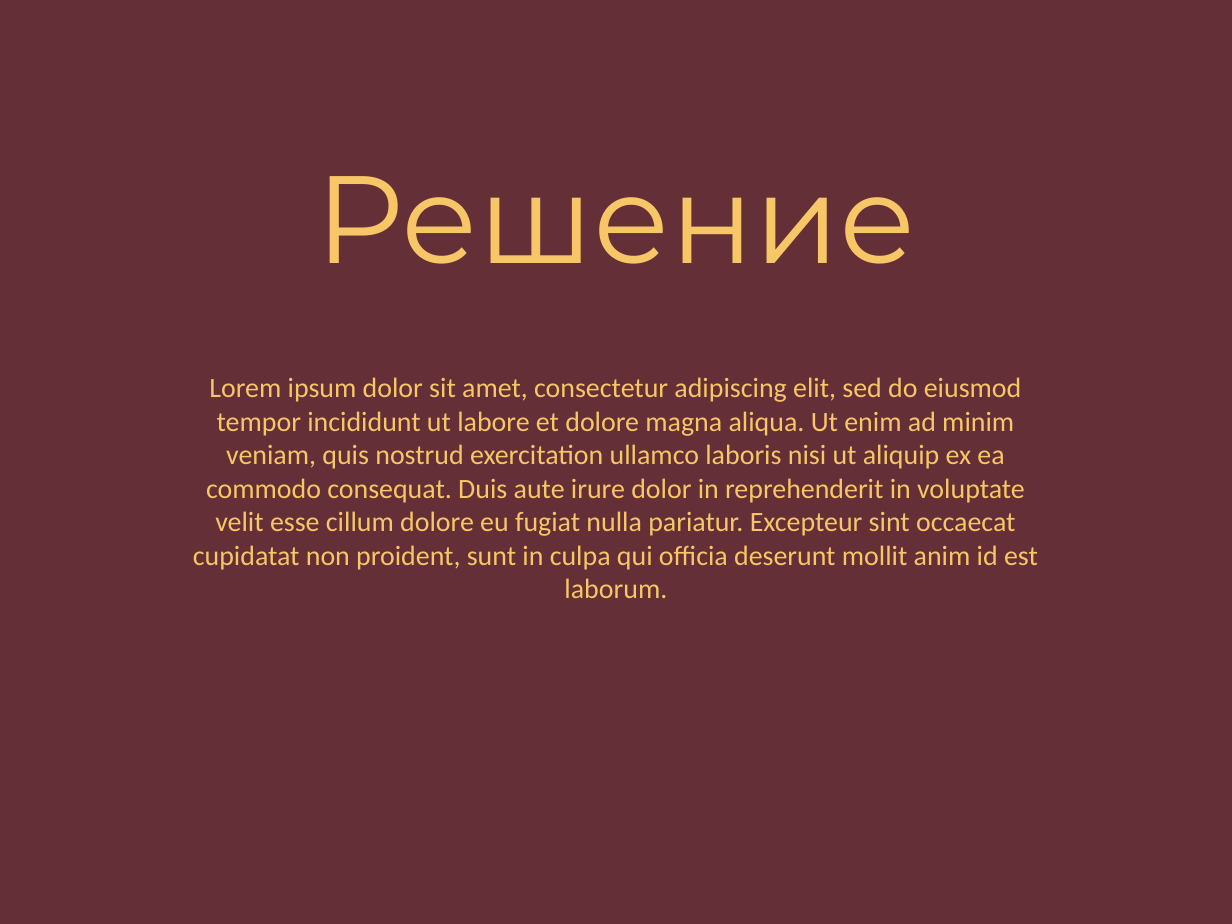
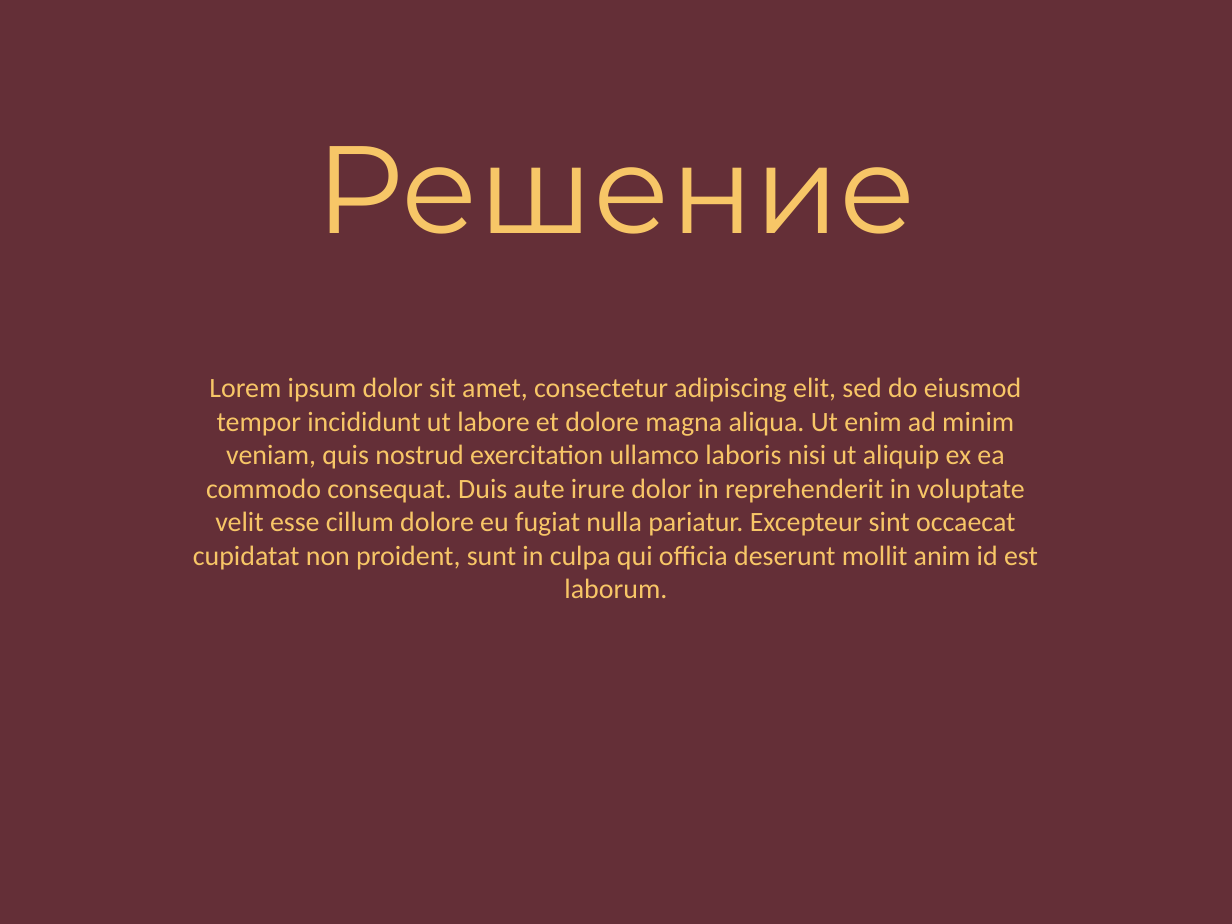
Before and after one commit to Svetlana184/bd_kursovaya, a slide deck: slide 3 of дизайн.pptx. Drawn at 1232x924 pixels with LibreOffice and Linux fonts; fonts in the diff are those of the drawing. Boxes give left, top, right and bottom in pixels: in the first picture for what was removed or moved away, otherwise in the second. Text is boxed around its words. In the diff, an @@ line names an element or a change of style, - is before the commit and + after.

```diff
--- a/дизайн.pptx
+++ b/дизайн.pptx
@@ text "Решение": place and size @@
-text "Решение" at bbox=[315, 176, 916, 264]
+text "Решение" at bbox=[315, 146, 916, 234]
```
Also in this commit, not shown: 4 other slides changed, 1 slide added, 1 slide removed, 25 other files.
